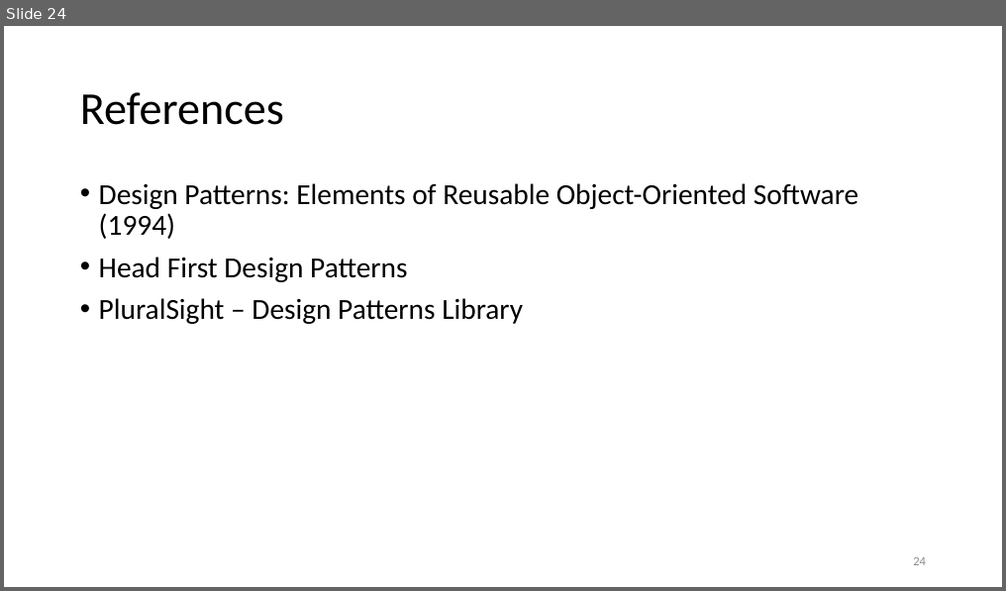
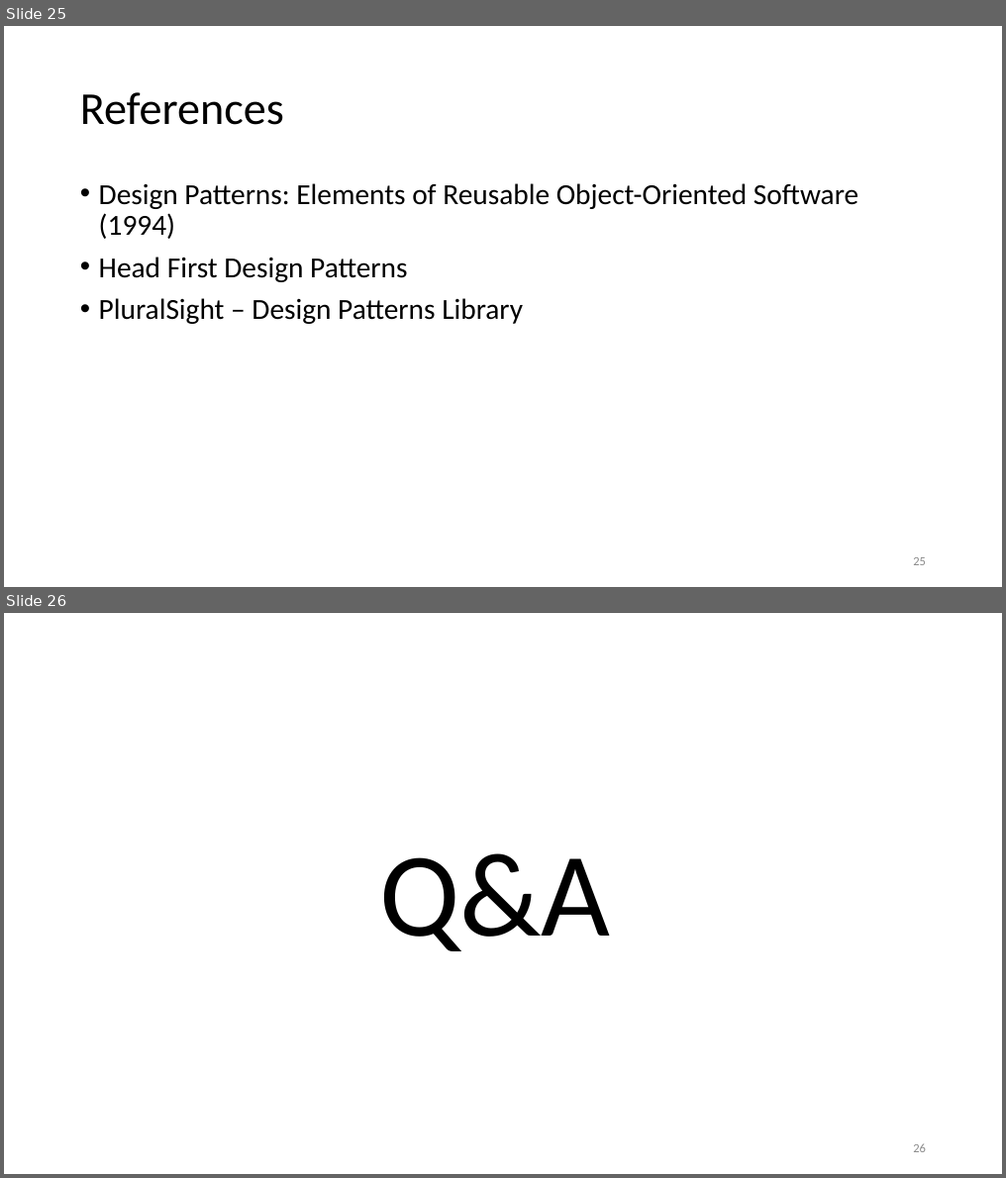
Before and after one commit to esziger/design_patterns, a slide deck: DP02_Bridge_And_Composite_Pattern.pptx. Shown one above the other, each under a label of ours: slide 24 before the commit, slides 25 and 26 after it. The pictures are 1006x591 and 1006x1178 pixels, drawn with LibreOffice and Linux fonts; fonts in the diff are those of the drawing. Boxes give left, top, right and bottom in pixels: in the first picture for what was removed or moved away, otherwise in the second. Text is boxed around its words. In the diff, an @@ line names an element or a change of style, - is before the commit and + after.

```diff
--- a/DP02_Bridge_And_Composite_Pattern.pptx
+++ b/DP02_Bridge_And_Composite_Pattern.pptx
@@ slide 26 added at box(4, 613, 1002, 1174), background #FFFFFF @@
@@ title added at box(379, 854, 610, 952), 115 pt, text #000000 @@
+Q&A
@@ page number added at box(913, 1144, 926, 1153), 12 pt, text #8C8C8C @@
+26
@@ what was slide 24 is now slide 25 @@
@@ page number at box(913, 558, 926, 566): text changed @@
-24
+25
```
Also in this commit, not shown: 5 slides changed.
